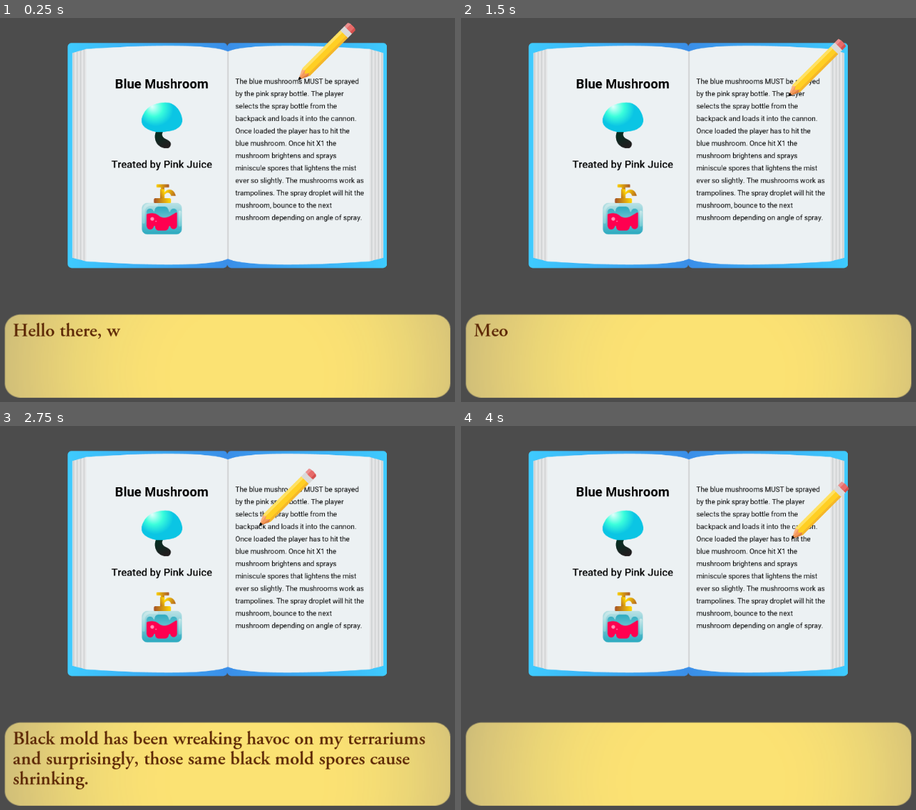
Above: before the commit, frames 1-4 (two rows, left to right).
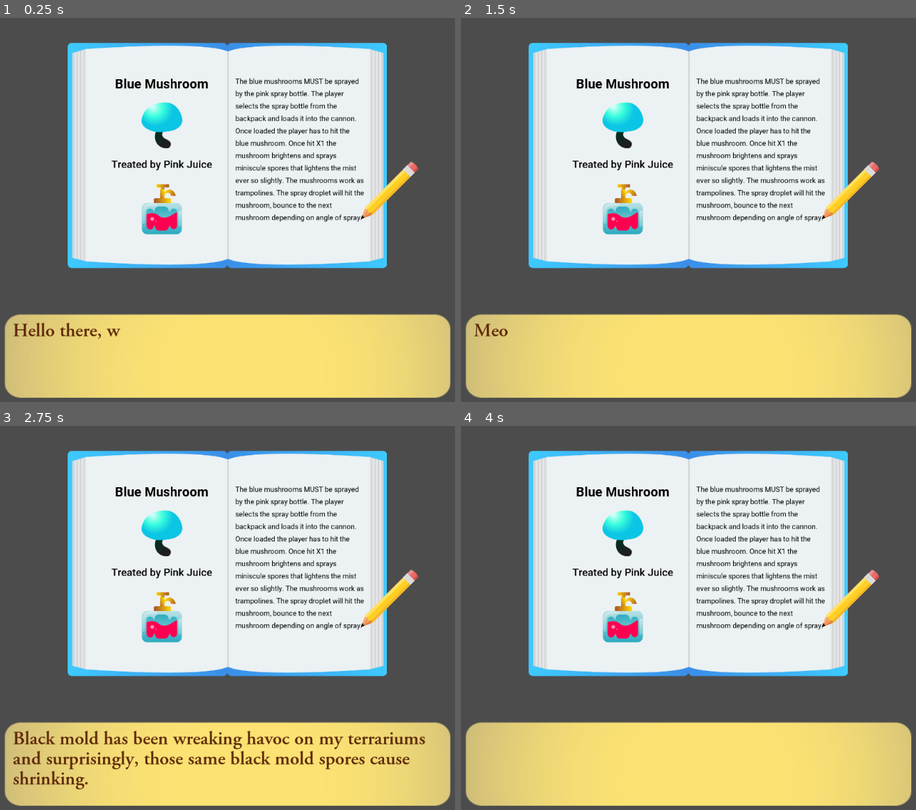
Above: after the commit, the same moments.

Repository: kleimaj/gaming-club-dev
Game: Godot game, scene res://Scenes/Cutscene/Cutscene.tscn
The game is run twice, just before and just after one commit, with the same random seed, the same clock (stepped at 60 frames per second) and the same inputs. This scene is started directly instead of the project's main scene.
Inputs (mouse positions are in pixels of both pictures, inside the frame that each line leads up to):
- Up to frame 1 (0.25 s): no input
- Up to frame 2 (1.5 s): tap Enter (ui_accept) at 0.5, 0.77 s; move the mouse to (811, 190) at 0.52 s; hold D (forward) 0.53-1.28 s; click (811, 190) at 0.6 s; move the mouse to (579, 229) at 1.27 s; hold A (back) from 1.28 s (still down); click (579, 229) at 1.35 s
- Up to frame 3 (2.75 s): tap Enter (ui_accept) at 1.52 s; move the mouse to (282, 525) at 2.02 s; release A (back) at 2.03 s; hold D (forward) from 2.03 s (still down); click (282, 525) at 2.1 s
- Up to frame 4 (4 s): move the mouse to (661, 698) at 2.77 s; click (661, 698) at 2.85 s; tap Enter (ui_accept) at 3.02, 3.77 s; move the mouse to (856, 679) at 3.52 s; release D (forward) at 3.53 s; hold A (back) from 3.53 s (still down); click (856, 679) at 3.6 s

The runs differ from the first frame. In frame 1, 0.9% of the frame differs, in the area x 65-92%, y 1-53%; in frame 2, 0.9%; in frame 3, 0.9%; in frame 4, 0.9%.

Commit message:
animates pencil to match bbcode percent visible

Diff:
--- a/Scenes/Cutscene/Cutscene.tscn
+++ b/Scenes/Cutscene/Cutscene.tscn
@@ -29,9 +29,38 @@
 extra_spacing_top = 10
 font_data = ExtResource( 10 )
 
+[sub_resource type="Animation" id=7]
+resource_name = "ShowDescription"
+length = 15.0
+step = 0.01
+tracks/0/type = "value"
+tracks/0/path = NodePath("Description:percent_visible")
+tracks/0/interp = 1
+tracks/0/loop_wrap = true
+tracks/0/imported = false
+tracks/0/enabled = true
+tracks/0/keys = {
+"times": PoolRealArray( 0, 0.8, 1.33, 2.16, 2.69, 3.37, 3.92, 4.68, 5.28, 5.89, 6.62, 6.98, 7.84, 8.12, 8.86, 9.7, 10.25, 10.88, 11.83, 12.44, 13.04, 13.87, 14.27, 14.94 ),
+"transitions": PoolRealArray( 1, 1, 1, 1, 1, 1, 1, 1, 1, 1, 1, 1, 1, 1, 1, 1, 1, 1, 1, 1, 1, 1, 1, 1 ),
+"update": 0,
+"values": [ 0.0, 0.08, 0.08, 0.168074, 0.168, 0.245395, 0.245, 0.33565, 0.336, 0.42322, 0.423, 0.492991, 0.493, 0.561069, 0.561, 0.652598, 0.653, 0.74863, 0.749, 0.848776, 0.849, 0.914963, 0.915, 1.0 ]
+}
+tracks/1/type = "value"
+tracks/1/path = NodePath("../../Path2D/PathFollow2D:unit_offset")
+tracks/1/interp = 1
+tracks/1/loop_wrap = true
+tracks/1/imported = false
+tracks/1/enabled = true
+tracks/1/keys = {
+"times": PoolRealArray( 0, 15 ),
+"transitions": PoolRealArray( 1, 1 ),
+"update": 0,
+"values": [ 0.0, 1.0 ]
+}
+
 [sub_resource type="Curve2D" id=6]
 _data = {
-"points": PoolVector2Array( 0, 0, 0, 0, 513.015, 116.236, 0, 0, 0, 0, 893.561, 118.218, 0, 0, 0, 0, 518.961, 157.858, 0, 0, 0, 0, 844.01, 161.822, 0, 0, 0, 0, 518.961, 193.534, 0, 0, 0 …(560 unchanged characters)…
+"points": PoolVector2Array( 0, 0, 0, 0, 513.015, 116.236, 0, 0, 0, 0, 893.561, 118.218, 0, 0, 0, 0, 518.961, 157.858, 0, 0, 0, 0, 862.47, 157.512, 0, 0, 0, 0, 518.961, 193.534, 0, 0, 0 …(560 unchanged characters)…
 }
 
 [sub_resource type="DynamicFont" id=1]
@@ -173,6 +202,9 @@
 bbcode_text = "The blue mushrooms MUST be sprayed by the pink spray bottle. The player selects the spray bottle from th …(331 unchanged characters)…
 text = "The blue mushrooms MUST be sprayed by the pink spray bottle. The player selects the spray bottle from the backp …(324 unchanged characters)…
 
+[node name="AnimationPlayer" type="AnimationPlayer" parent="Book/BookTexture/HBoxContainer/RightContainer"]
+anims/ShowDescription = SubResource( 7 )
+
 [node name="ArrowContainer" type="HBoxContainer" parent="Book/BookTexture"]
 anchor_top = 1.0
 anchor_right = 1.0
@@ -182,8 +214,9 @@
 curve = SubResource( 6 )
 
 [node name="PathFollow2D" type="PathFollow2D" parent="Book/BookTexture/Path2D"]
-position = Vector2( 513.015, 116.236 )
+position = Vector2( 901.956, 543.523 )
 rotation = 0.00520463
+offset = 7860.53
 rotate = false
 loop = false
 
@@ -234,7 +267,7 @@
 
 [node name="Indicator" type="Sprite" parent="DialogueBox"]
 visible = false
-position = Vector2( 755.986, 109.904 )
+position = Vector2( 755.986, 115.117 )
 scale = Vector2( 0.16, 0.16 )
 texture = ExtResource( 4 )
 
--- a/Scripts/Book.gd
+++ b/Scripts/Book.gd
@@ -2,15 +2,24 @@
 
 onready var follow = $BookTexture/Path2D/PathFollow2D
 onready var description = $BookTexture/HBoxContainer/RightContainer/Description
+var tween
 
-export var speed = 750
+export var speed = 850
 
 func _ready():
 	set_process(true)
-	show_book_description()
+#	show_book_description()
 
 func _process(delta):
-	follow.set_offset(follow.get_offset() + speed * delta)
+#	follow.set_offset(follow.get_offset() + speed * delta)
+	pass
 
-func show_book_description():
-	pass
+func animatePencil():
+	tween = Tween.new()
+	add_child(tween)
+	tween.interpolate_property(follow, "unit_offset", 0, 1, 6, tween.TRANS_LINEAR, tween.EASE_IN_OUT)
+
+#func show_book_description():
+#	description.percent_visible = 0
+#	$BookTexture/WritingTween.interpolate_property($BookTexture/HBoxContainer/RightContainer/Description, "percent_visible", 0, 1, 6, Tween.TRANS_LINEAR, Tween.EASE_IN_OUT)
+#	$BookTexture/WritingTween.start()
Not shown: 1 places in Scenes/Cutscene/Cutscene.tscn that only renumber resources
